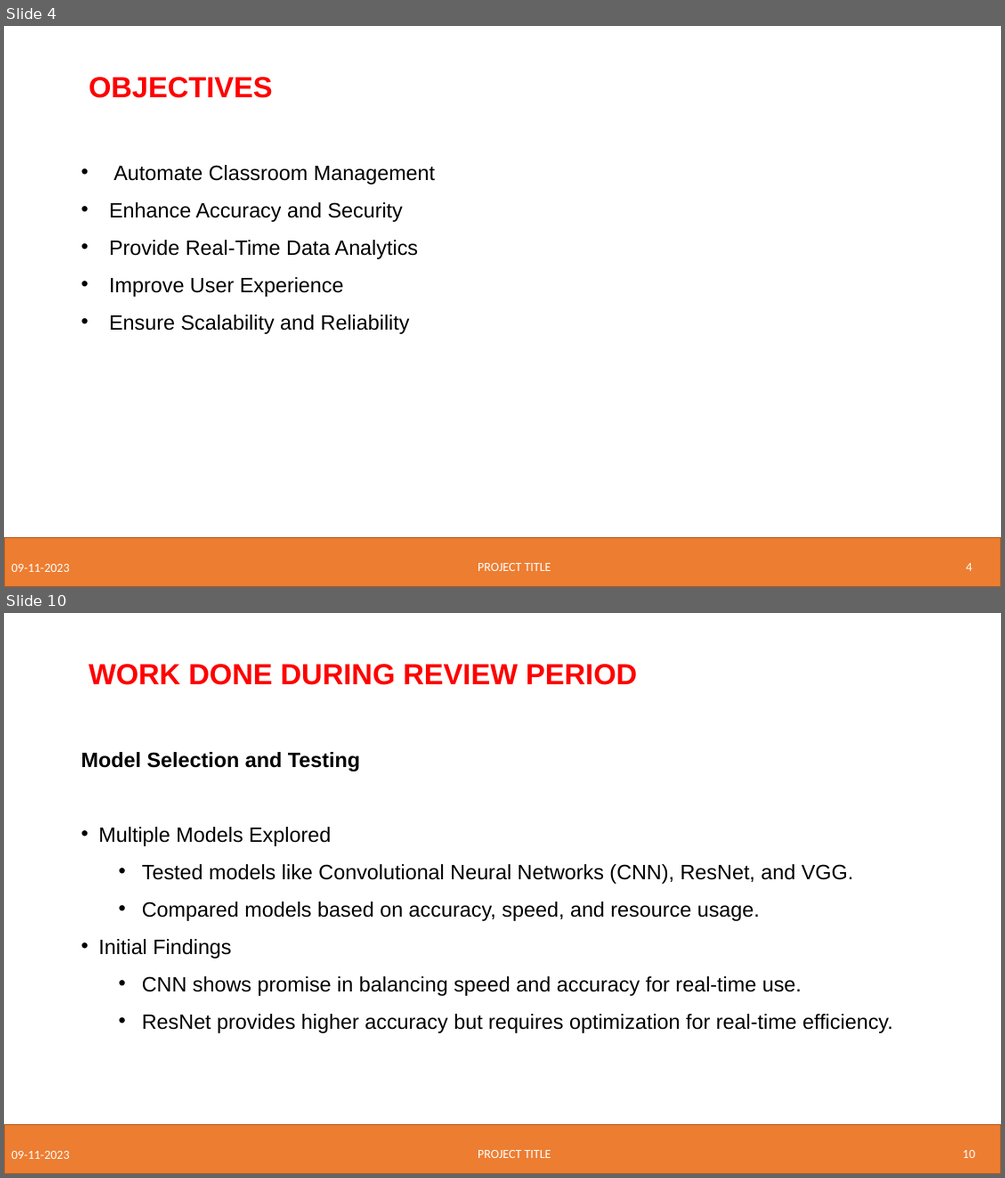
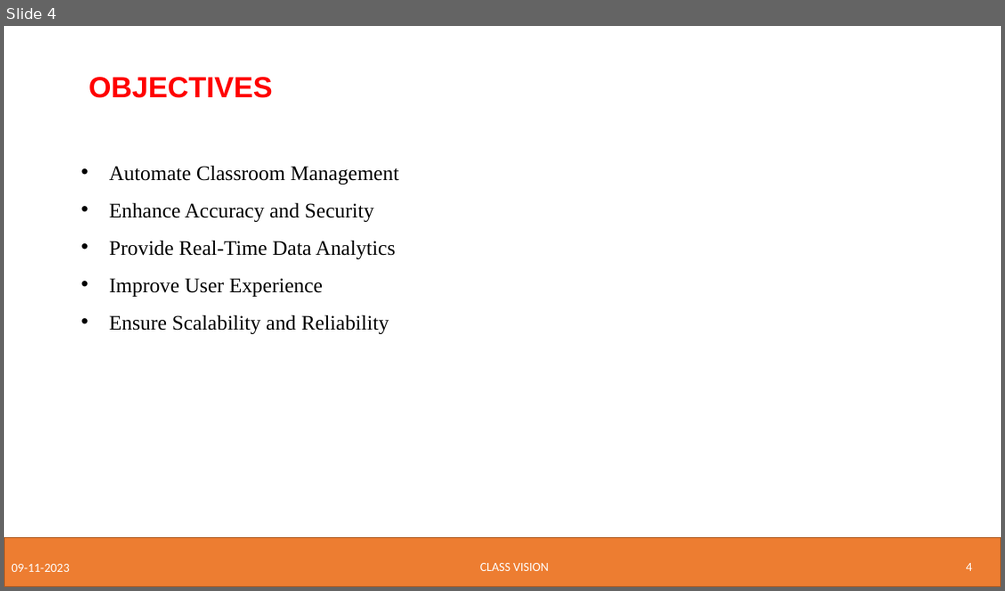
Before and after one commit to AdityaManojA/Class-Vision, a slide deck: Research Related/Phase 1 Project ppt.pptx. Shown one above the other, each under a label of ours: slides 4 and 10 before the commit, slide 4 after it; the slides between them are not shown. The pictures are 1005x1178 and 1005x591 pixels, drawn with LibreOffice and Linux fonts; fonts in the diff are those of the drawing; background and template pictures are left out. Boxes give left, top, right and bottom in pixels: in the first picture for what was removed or moved away, otherwise in the second. Text is boxed around its words. In the diff, an @@ line names an element or a change of style, - is before the commit and + after.

```diff
--- a/Research Related/Phase 1 Project ppt.pptx
+++ b/Research Related/Phase 1 Project ppt.pptx
@@ slide 10 removed at (x1=4, y1=613, x2=1001, y2=1174), background #FFFFFF; not listed: 1 template element that a slide beside it also shows @@
@@ text removed at (x1=89, y1=664, x2=637, y2=685) @@
-WORK DONE DURING REVIEW PERIOD
@@ text removed at (x1=81, y1=752, x2=893, y2=1033) @@
-Model Selection and Testing
-• Multiple Models Explored
-  • Tested models like Convolutional Neural Networks (CNN), ResNet, and VGG.
-  • Compared models based on accuracy, speed, and resource usage.
-• Initial Findings
-  • CNN shows promise in balancing speed and accuracy for real-time use.
-  • ResNet provides higher accuracy but requires optimization for real-time efficiency.
@@ text removed at (x1=11, y1=1151, x2=69, y2=1159) @@
-09-11-2023
@@ text removed at (x1=477, y1=1150, x2=551, y2=1158) @@
-PROJECT TITLE
@@ page number removed at (x1=963, y1=1150, x2=975, y2=1158) @@
-10
@@ slide 4 changed as well @@
@@ text "Automate Classroom Management" at (x1=109, y1=165, x2=399, y2=334): font Arial to Times New Roman @@
@@ text at (x1=480, y1=563, x2=549, y2=571): text changed @@
-PROJECT TITLE
+CLASS VISION
```
Also in this commit, not shown: 16 other slides changed, 3 slides added, 1 other slide removed.
